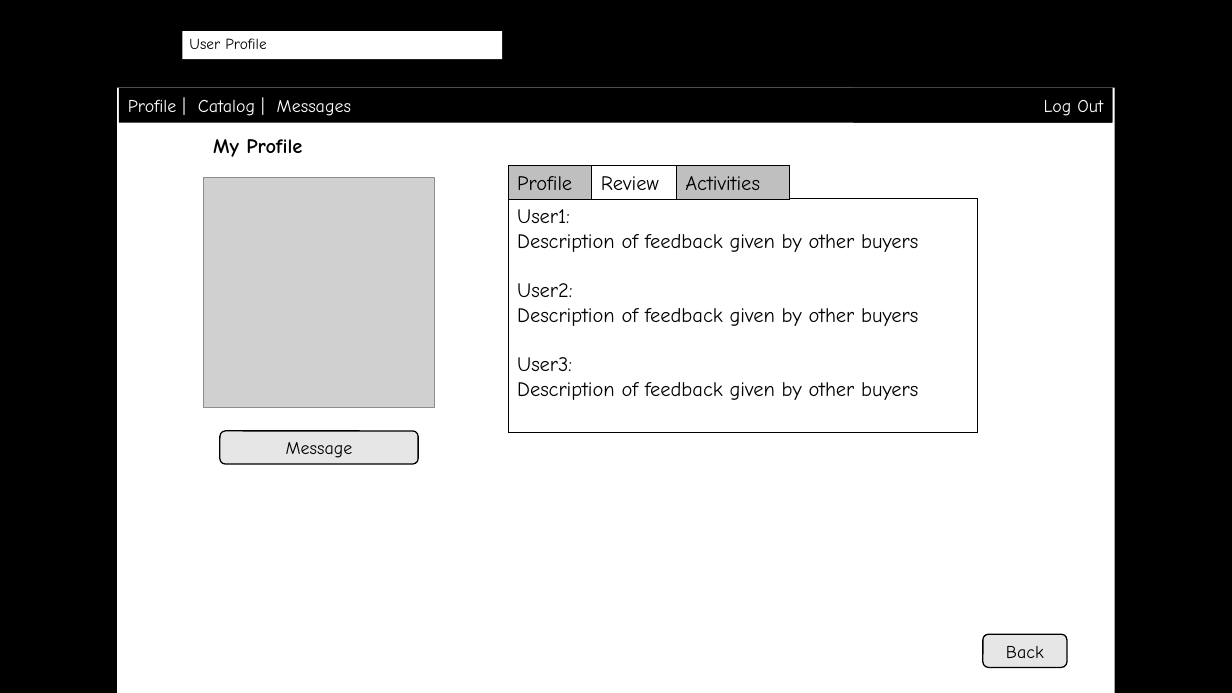
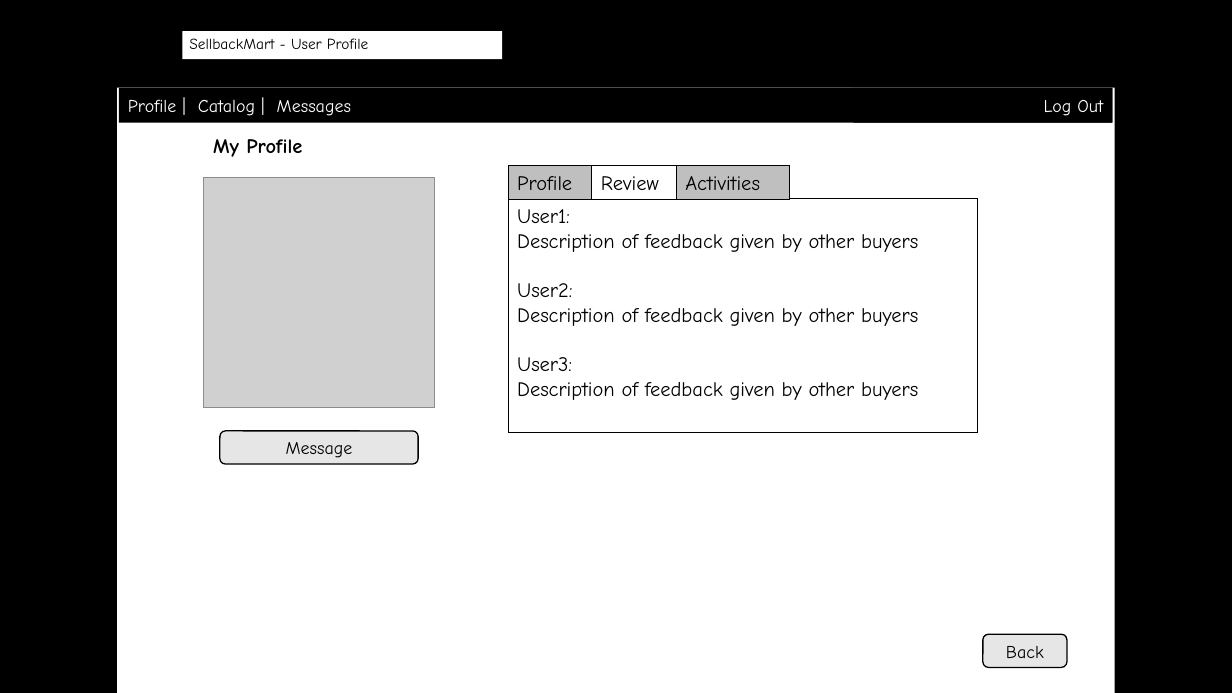
Before and after one commit to byllynho/SellBackMart, a slide deck: slide 12 of docs/wireframes/wireframes.pptx (slide 9 before the commit). Drawn at 1232x693 pixels with LibreOffice and Linux fonts; fonts in the diff are those of the drawing; grey boxes stand for pictures; background and template pictures are left out. Boxes give left, top, right and bottom in pixels: in the first picture for what was removed or moved away, otherwise in the second. Text is boxed around its words. In the diff, an @@ line names an element or a change of style, - is before the commit and + after.

```diff
--- a/docs/wireframes/wireframes.pptx
+++ b/docs/wireframes/wireframes.pptx
@@ text at bbox=[189, 38, 368, 49]: text changed @@
-User Profile
+SellbackMart - User Profile
```
Also in this commit, not shown: 10 other slides changed, 3 slides added.
